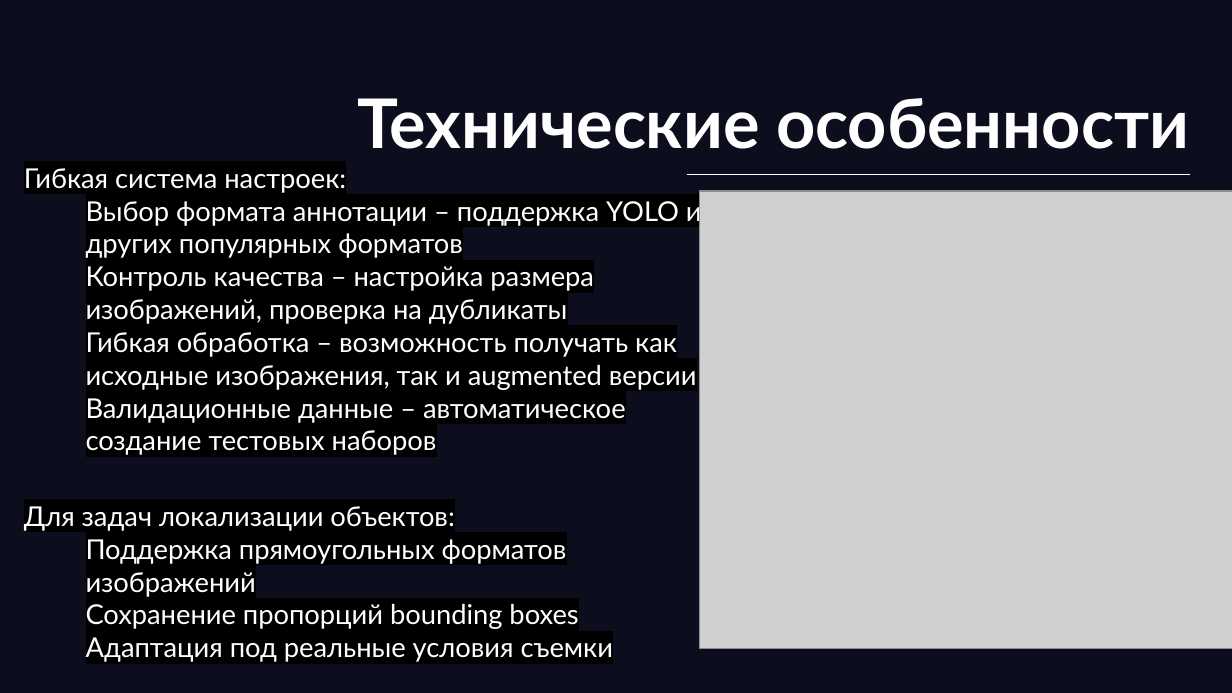
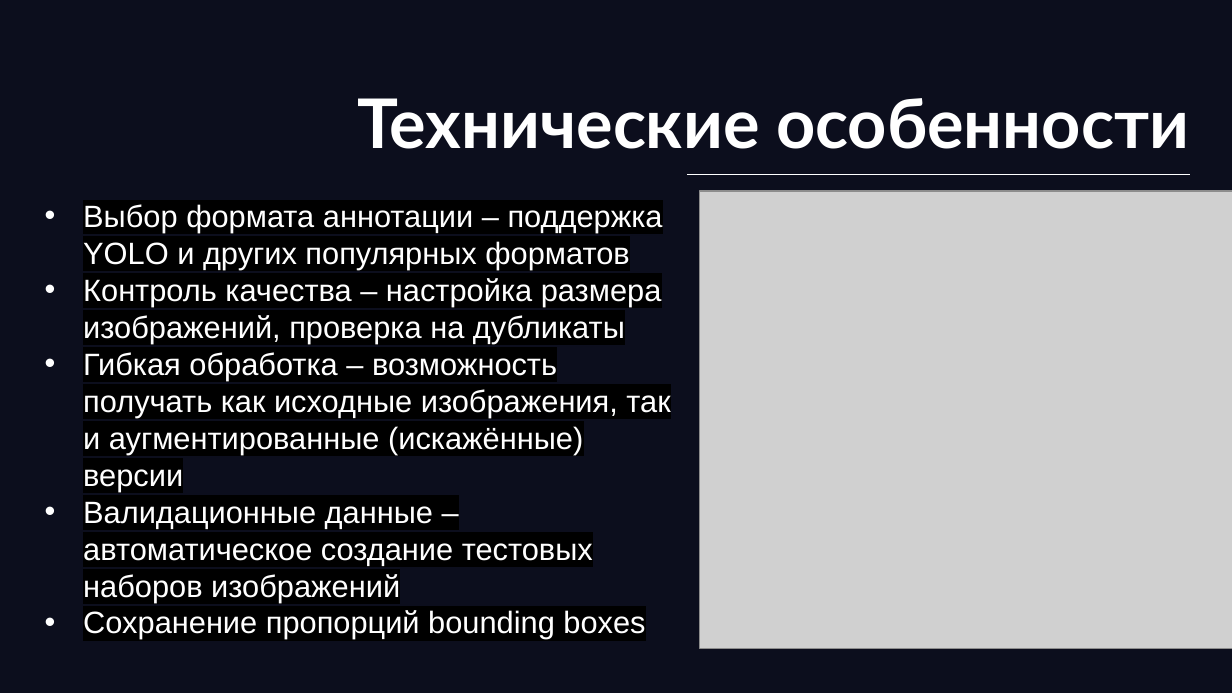
Before and after one commit to b1t0nese/MacLearn, a slide deck: slide 6 of doc/презентация.pptx. Drawn at 1232x693 pixels with LibreOffice and Linux fonts; fonts in the diff are those of the drawing; grey boxes stand for pictures; background and template pictures are left out. Boxes give left, top, right and bottom in pixels: in the first picture for what was removed or moved away, otherwise in the second. Text is boxed around its words. In the diff, an @@ line names an element or a change of style, - is before the commit and + after.

```diff
--- a/doc/презентация.pptx
+++ b/doc/презентация.pptx
@@ subtitle at box(24, 168, 346, 193): paragraph removed @@
-Гибкая система настроек:
@@ subtitle "Выбор формата аннотации – поддержка ...": place and size @@
-subtitle "Выбор формата аннотации – поддержка ..." at box(24, 168, 702, 662)
+subtitle "Выбор формата аннотации – поддержка ..." at box(83, 204, 670, 639)
@@ subtitle at box(83, 204, 663, 639): size 16 to 18 pt, font Lato to Arial in "Выбор формата аннотации – поддержка YOLO и ...", "Контроль качества – настройка размера изображений, проверка ...", "Сохранение пропорций bounding boxes"; bullet none to • @@
@@ subtitle at box(83, 352, 670, 602): text changed; size 16 to 18 pt; font Lato to Arial @@
-  Гибкая обработка – возможность получать как исходные изображения, так и augmented версии
-  Валидационные данные – автоматическое создание тестовых наборов
-Для задач локализации объектов:
-  Поддержка прямоугольных форматов изображений
+  • Гибкая обработка – возможность получать как исходные изображения, так и аугментированные (искажённые) версии
+  • Валидационные данные – автоматическое создание тестовых наборов изображений
@@ subtitle at box(86, 637, 613, 662): paragraph removed @@
-  Адаптация под реальные условия съемки
```
Also in this commit, not shown: 8 other slides changed, 1 slide added, 10 other files.
